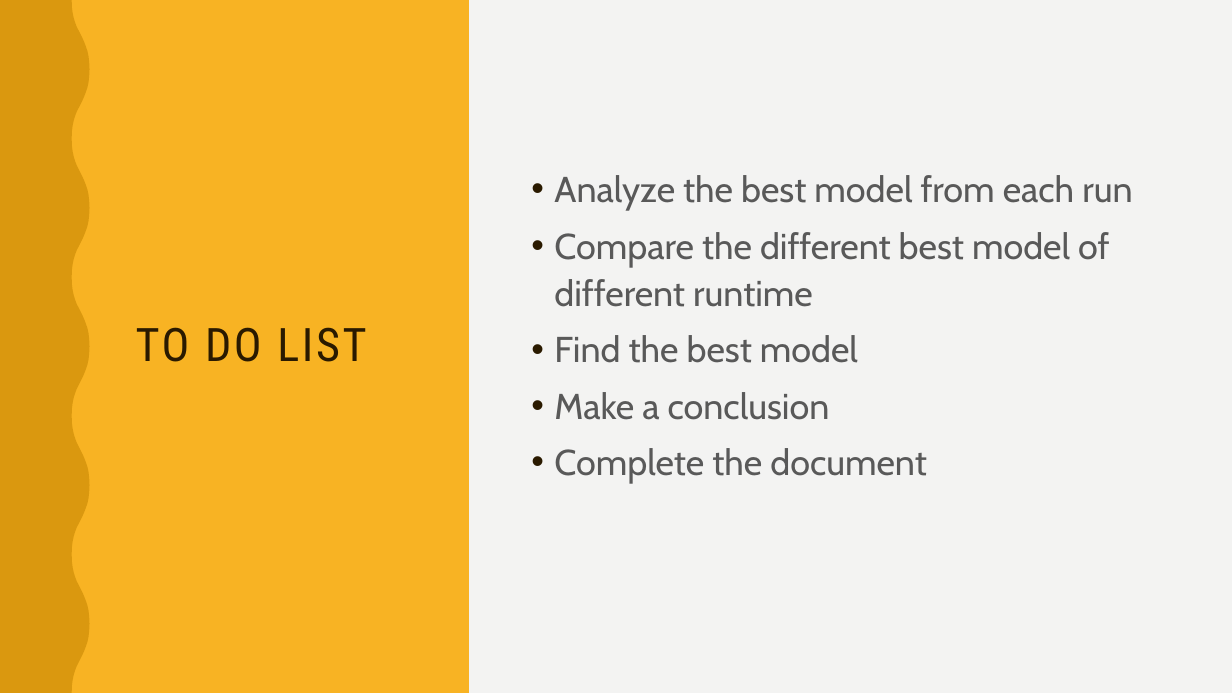
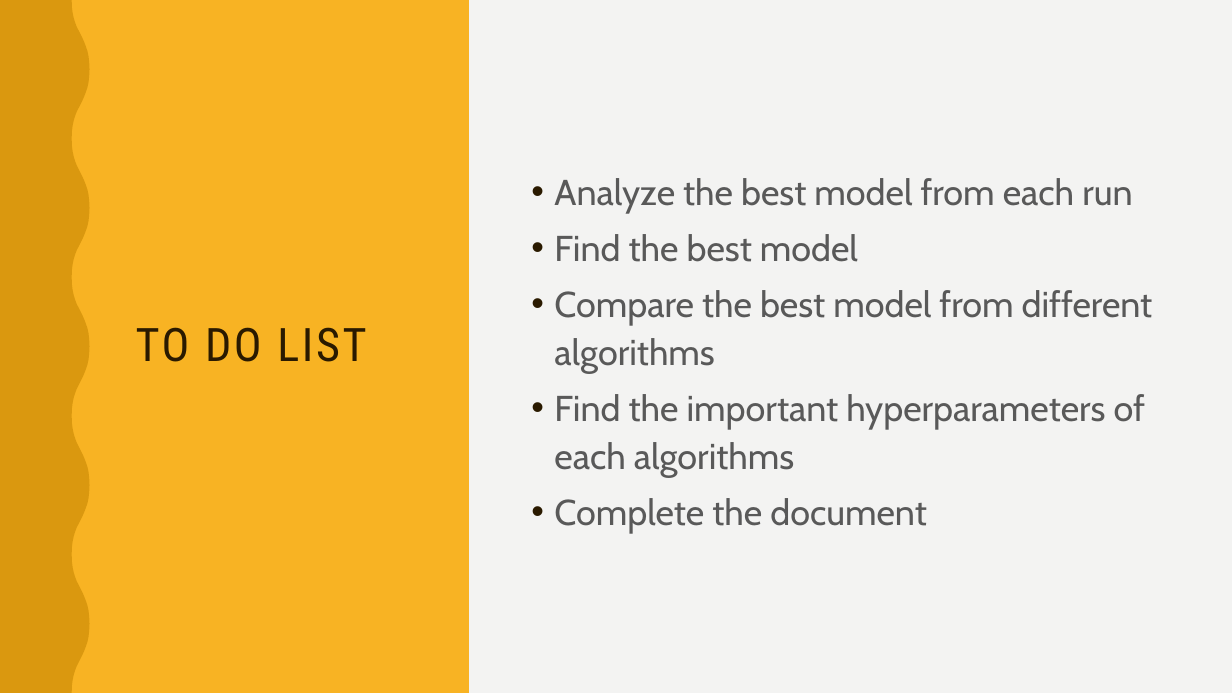
Before and after one commit to INFO6105-Spring19/hyperparameter-db-project-ds07, a slide deck: slide 10 of Presentation.pptx (slide 8 before the commit). Drawn at 1232x693 pixels with LibreOffice and Linux fonts; fonts in the diff are those of the drawing. Boxes give left, top, right and bottom in pixels: in the first picture for what was removed or moved away, otherwise in the second. Text is boxed around its words. In the diff, an @@ line names an element or a change of style, - is before the commit and + after.

```diff
--- a/Presentation.pptx
+++ b/Presentation.pptx
@@ text at <box>554,232,1109,307</box>: paragraph removed @@
-• Compare the different best model of different runtime
@@ text at <box>554,290,1153,478</box>: text changed @@
-• Make a conclusion
+• Compare the best model from different algorithms
+• Find the important hyperparameters of each algorithms
```
Also in this commit, not shown: 1 other slide changed, 2 slides added, 1 other file.
